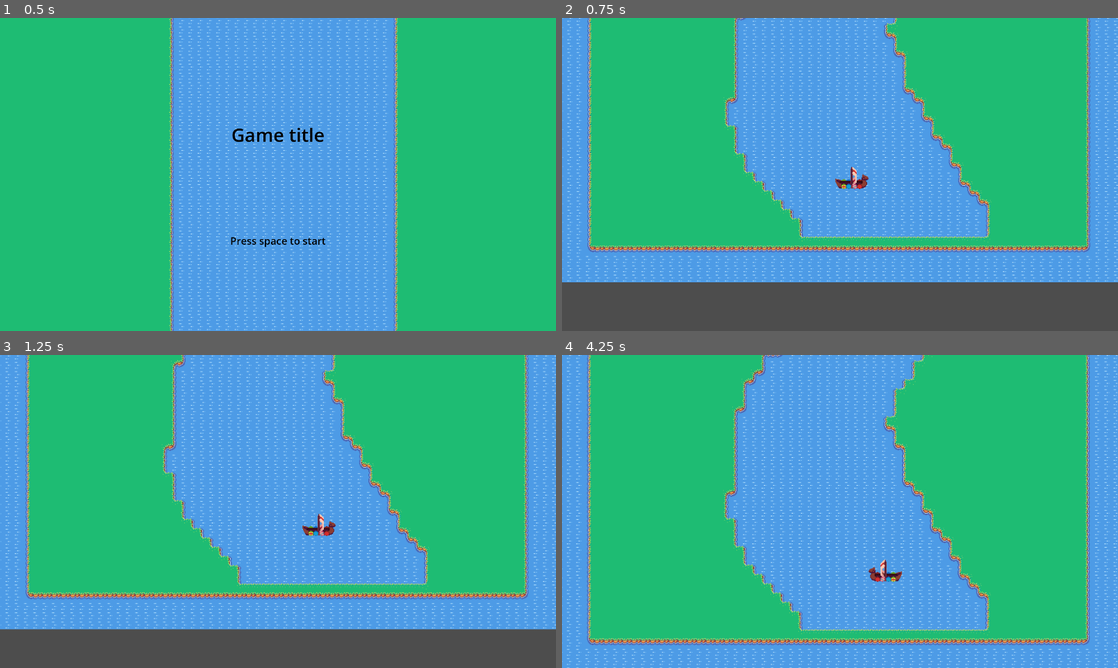
Above: before the commit, frames 1-4 (two rows, left to right).
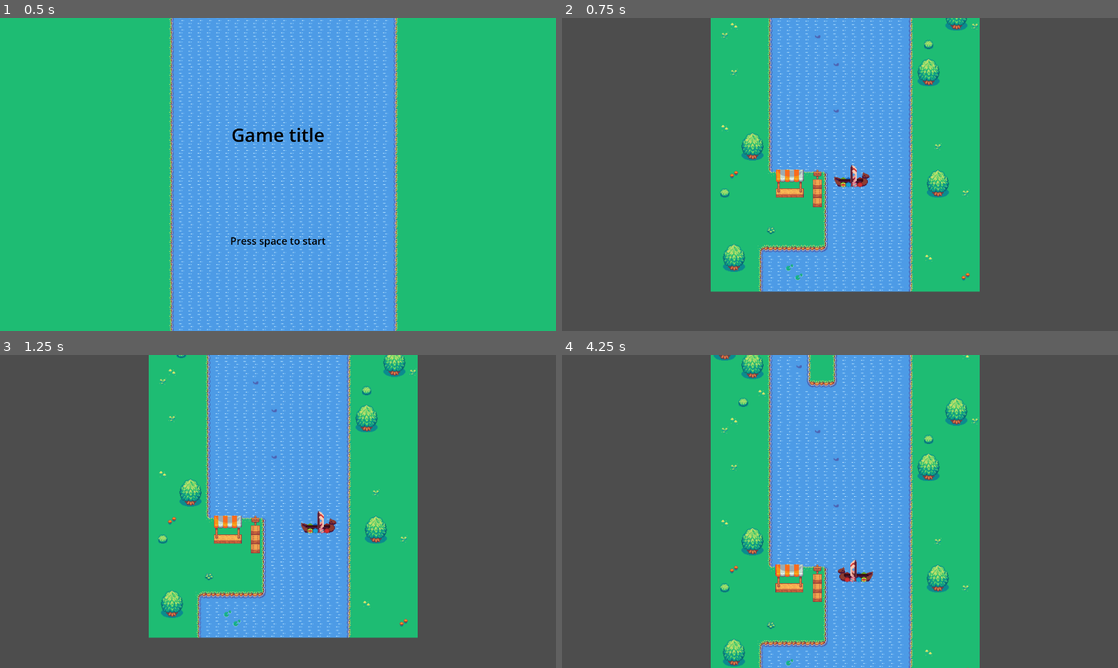
Above: after the commit, the same moments.

Repository: leonblum1208/nl_game_jam_3
Game: Godot game, scene res://scenes/ui/MainMenu.tscn
Same seed, same stepped clock (60 frames per second), same inputs: the game is played once before the commit and once after it.
Inputs:
- Up to frame 1 (0.5 s): no input
- Up to frame 2 (0.75 s): tap Space (ui_select) at 0.5, 0.6 s; hold Right (ui_right) from 0.53 s (still down)
- Up to frame 3 (1.25 s): keep holding Right (ui_right); tap Space (ui_select) at 0.77, 1.07 s
- Up to frame 4 (4.25 s): release Right (ui_right) at 1.28 s; hold Down (ui_down) 1.28-2.03 s; tap Space (ui_select) at 1.35, 1.52, 1.82, 2.1, 2.85, 3.02, 3.32, 3.6, 3.77, 4.07 s; hold Right (ui_right) 2.03-2.78 s; hold Up (ui_up) 2.78-3.53 s; hold Left (ui_left) from 3.53 s (still down)

Frame 1 is identical in both runs. In frame 2, 62% of the frame differs, in the area x 0-100%, y 0-88%; in frame 3, 64%; in frame 4, 70%, in the area x 0-100%, y 0-100%.

Commit message:
some fixes idk

Diff:
--- a/scenes/globals/GameState.gd
+++ b/scenes/globals/GameState.gd
@@ -21,6 +21,8 @@
 	print("money: %d, levels completed: %d, upgrades: %s" % [money, levelsCompleted.size(), upgrades])
 	print("")
 
+func start_level():
+	health = 100 + 50 * upgrades.get("HP")
 
 func complete_level(moneyEarned: int, hp: int, seconds_under_par: int) -> void:
 	var multiplier = upgrades.get("Money") + 1
@@ -55,7 +57,7 @@
 	func _init(_cargo_money: int, hp: int, seconds_under_par: int, upgrade_level: int) -> void:
 		self.cargo_money = _cargo_money
 		self.hp_bonus = hp
-		self.time_bonus = seconds_under_par
+		self.time_bonus = seconds_under_par * 5
 		self.upgrade_multiplier = upgrade_level + 1
 		print(self.cargo_money)
 		self.total_money = (self.cargo_money + self.hp_bonus + self.time_bonus) * self.upgrade_multiplier
--- a/scenes/levels/Level.tscn
+++ b/scenes/levels/Level.tscn
@@ -1,7 +1,6 @@
 [gd_scene load_steps=2 format=3 uid="uid://bwip8cvjt802y"]
 
-[ext_resource type="PackedScene" uid="uid://d4fjwoea37i2e" path="res://scenes/objects/river_land_1.tscn" id="3_p0fye"]
+[ext_resource type="Script" uid="uid://1qquuyecsenl" path="res://scenes/levels/level_loader.gd" id="1_k3rtj"]
 
-[node name="Level" type="Node2D"]
-
-[node name="RiverLand1" parent="." instance=ExtResource("3_p0fye")]
+[node name="LevelLoader" type="Node2D"]
+script = ExtResource("1_k3rtj")
--- /dev/null
+++ b/scenes/levels/level_loader.gd
@@ -0,0 +1,11 @@
+extends Node2D
+
+func _ready() -> void:
+	var level = load("res://scenes/objects/river_land_%d.tscn" % GameState.levelsCompleted.size())
+	Audio.play_level_music()
+	GameState.start_level()
+
+	if level:
+		add_child(level.instantiate())
+	else:
+		printerr("could not load level %d" % GameState.levelsCompleted.size())
--- /dev/null
+++ b/scenes/objects/level_state.gd
@@ -0,0 +1,33 @@
+extends Area2D
+
+var current_level: int
+var level_start_time: int
+var level_end_time: int = 0
+
+func _ready():
+	connect("body_entered", Callable(self, "_on_body_entered"))
+	current_level = GameState.levelsCompleted.size() + 1
+	level_start_time = Time.get_ticks_msec()
+
+func _on_body_entered(body: Node) -> void:
+	if (level_end_time > 0): #level is already over
+		return
+	elif (body.name == "Ship"):
+		level_end_time = Time.get_ticks_msec()
+		var seconds_elapsed = (level_end_time - level_start_time) / 1000
+		match current_level:
+			1:
+				var time_par = 20
+				GameState.complete_level(100, GameState.health, time_par - seconds_elapsed)
+			2:
+				var time_par = 30
+				GameState.complete_level(150, GameState.health, time_par - seconds_elapsed)
+			3:
+				var time_par = 40
+				GameState.complete_level(250, GameState.health, time_par - seconds_elapsed)
+			_:
+				printerr(str(current_level) + " is an invalid level")
+
+func _process(_delta: float) -> void:
+	if (level_end_time and level_end_time < Time.get_ticks_msec() - 5_000):
+		get_tree().change_scene_to_file("res://scenes/ui/BetweenLevelsMenu.tscn")
--- a/scenes/objects/river_land_0.tscn
+++ b/scenes/objects/river_land_0.tscn
@@ -1,9 +1,10 @@
-[gd_scene load_steps=7 format=4 uid="uid://ddv46mqqfqt2o"]
+[gd_scene load_steps=8 format=4 uid="uid://ddv46mqqfqt2o"]
 
 [ext_resource type="TileSet" uid="uid://kvu55xeebqen" path="res://scenes/objects/river_land_tileset.tres" id="1_3yp7r"]
 [ext_resource type="PackedScene" uid="uid://bnsxcansar7fc" path="res://scenes/characters/Ship.tscn" id="2_4umai"]
 [ext_resource type="Script" uid="uid://b7tweus2rhm1e" path="res://scenes/objects/path_follow_2d.gd" id="2_d054v"]
-[ext_resource type="PackedScene" uid="uid://bypbr28dlfhr8" path="res://scenes/levels/sliding_window.tscn" id="3_04kny"]
+[ext_resource type="Script" uid="uid://dpm2t7h5dy6nl" path="res://scenes/objects/level_state.gd" id="2_rw4pq"]
+[ext_resource type="PackedScene" path="res://scenes/levels/sliding_window.tscn" id="3_04kny"]
 
 [sub_resource type="RectangleShape2D" id="RectangleShape2D_3yp7r"]
 size = Vector2(346, 39)
@@ -25,10 +26,11 @@
 tile_map_data = PackedByteArray("AADz/x0AAAAHAAAAAAD2/x8AAAAHAAAAAAANAPX/AAAHAAAAAAD2/+3/AAAHAAAAAADz//z/AAAHAAAAAADz/w …(1776 unchanged characters)…
 tile_set = ExtResource("1_3yp7r")
 
-[node name="Area2D" type="Area2D" parent="."]
+[node name="Goal" type="Area2D" parent="."]
 position = Vector2(15, -306)
+script = ExtResource("2_rw4pq")
 
-[node name="CollisionShape2D" type="CollisionShape2D" parent="Area2D"]
+[node name="CollisionShape2D" type="CollisionShape2D" parent="Goal"]
 position = Vector2(-3, -9.5)
 shape = SubResource("RectangleShape2D_3yp7r")
 
Not shown, added: scenes/levels/level_loader.gd.uid
Not shown, added: scenes/objects/level_state.gd.uid
Not shown, changed: scenes/objects/river_land_2.tscn
